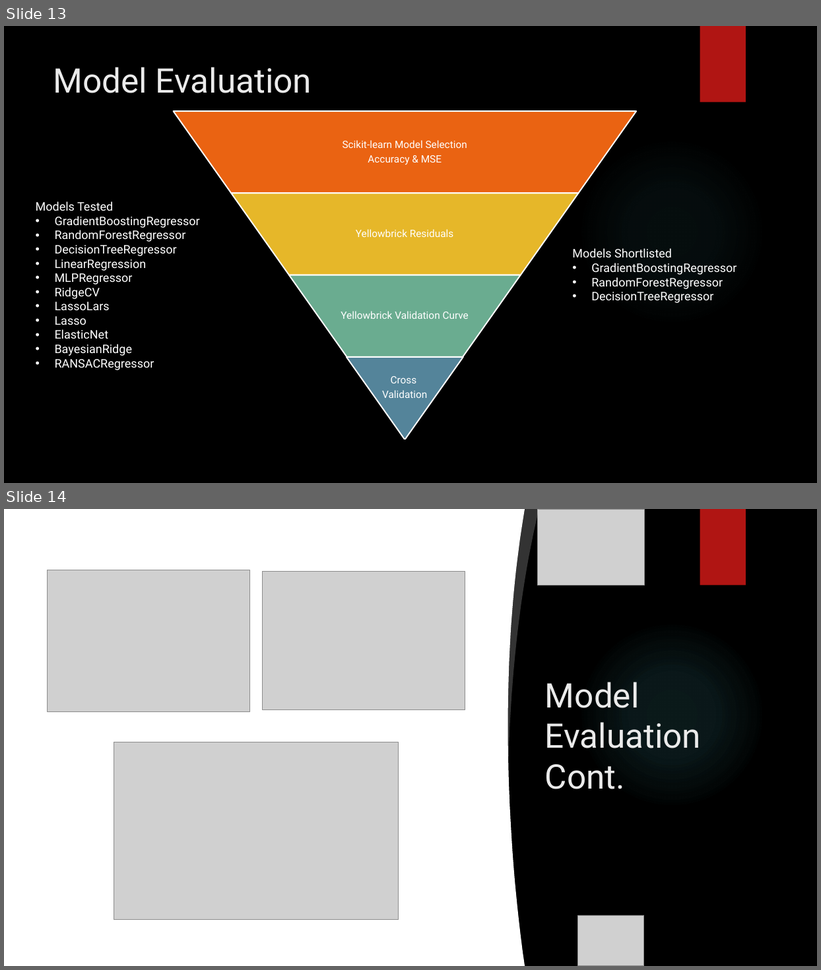
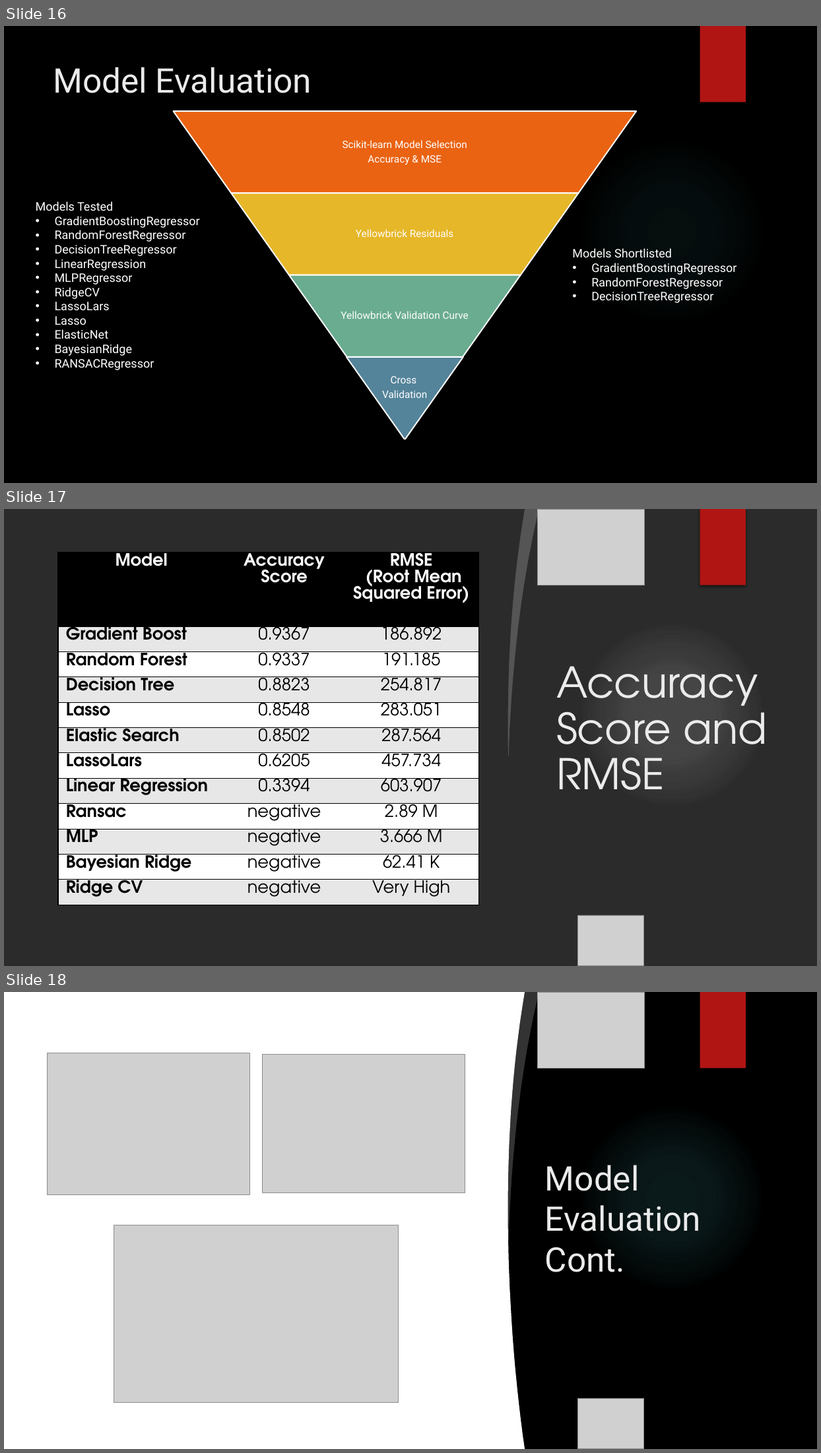
Before and after one commit to georgetown-analytics/Booksville, a slide deck: presentation/Booksville Presentation.pptx. Shown one above the other, each under a label of ours: slides 13 and 14 before the commit, slides 16, 17 and 18 after it. The pictures are 821x970 and 821x1453 pixels, drawn with LibreOffice and Linux fonts; fonts in the diff are those of the drawing; grey boxes stand for pictures; background and template pictures are left out; a plain dark background stands for a picture behind light text. Boxes give left, top, right and bottom in pixels: in the first picture for what was removed or moved away, otherwise in the second. Text is boxed around its words. In the diff, an @@ line names an element or a change of style, - is before the commit and + after.

```diff
--- a/presentation/Booksville Presentation.pptx
+++ b/presentation/Booksville Presentation.pptx
@@ slide 17 added at box(4, 509, 817, 966), background picture (left out) @@
@@ freeform shape added at box(4, 509, 525, 966), fill #FFFFFF @@
@@ freeform shape added at box(502, 509, 539, 757), fill #FFFFFF at 20% opacity @@
@@ picture added at box(538, 509, 644, 586) @@
@@ rectangle added at box(700, 509, 746, 586), fill #B01513 @@
@@ table added at box(58, 553, 479, 906), 12 rows, 3 columns @@
+Model | Accuracy Score | RMSE / (Root Mean Squared Error)
+Gradient Boost | 0.9367 | 186.892
+Random Forest | 0.9337 | 191.185
+Decision Tree | 0.8823 | 254.817
+Lasso | 0.8548 | 283.051
+Elastic Search | 0.8502 | 287.564
+LassoLars | 0.6205 | 457.734
+Linear Regression | 0.3394 | 603.907
+Ransac | negative | 2.89 M
+MLP | negative | 3.666 M
+Bayesian Ridge | negative | 62.41 K
+Ridge CV | negative | Very High
@@ ellipse added at box(578, 621, 766, 809), fill gradient #F3F3F3 @@
@@ ellipse added at box(578, 621, 766, 809), fill gradient #F3F3F3 @@
@@ title added at box(556, 666, 767, 790), 50 pt, text #EBEBEB @@
+Accuracy Score and RMSE
@@ picture added at box(4, 687, 273, 966) @@
@@ picture added at box(4, 702, 105, 859) @@
@@ picture added at box(578, 916, 644, 966) @@
@@ what was slide 13 is now slide 16 @@
@@ what was slide 14 is now slide 18 @@
```
Also in this commit, not shown: 4 slides changed, 3 other slides added, 1 other file.
